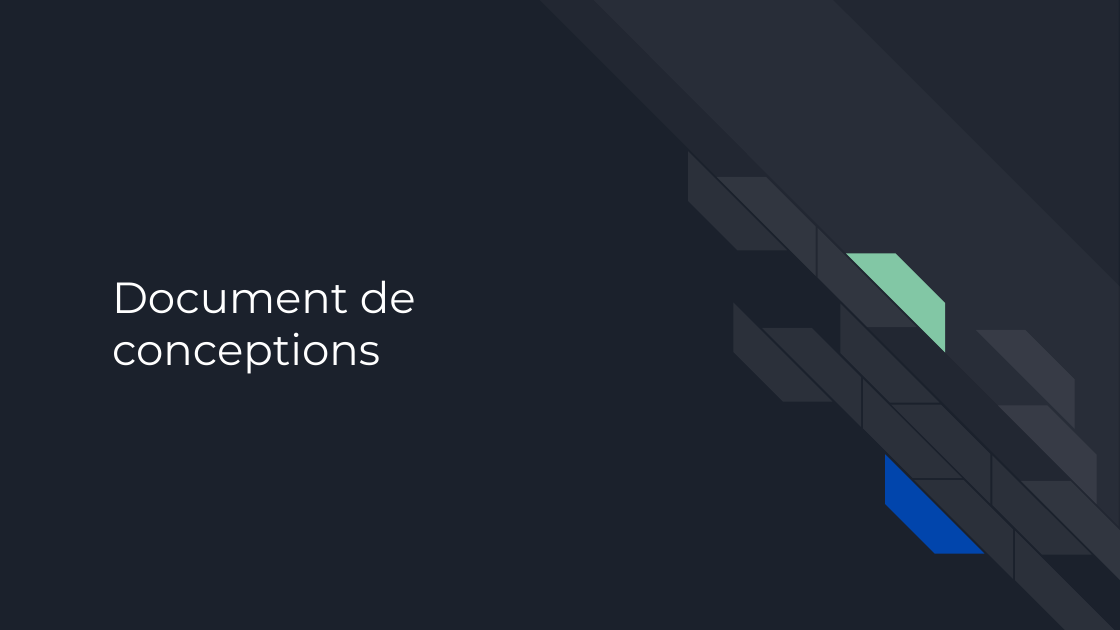
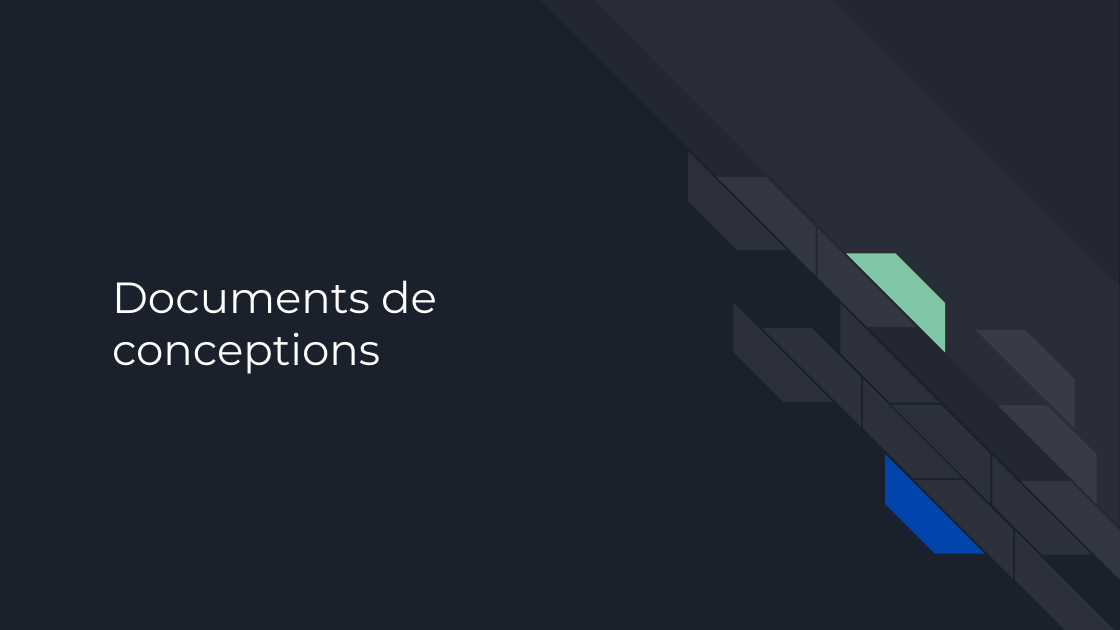
Before and after one commit to cyrilmarceau/Bigscreen, a slide deck: slide 9 of Présentation oral.pptx. Drawn at 1120x630 pixels with LibreOffice and Linux fonts; fonts in the diff are those of the drawing. Boxes give left, top, right and bottom in pixels: in the first picture for what was removed or moved away, otherwise in the second. Text is boxed around its words. In the diff, an @@ line names an element or a change of style, - is before the commit and + after.

```diff
--- a/Présentation oral.pptx
+++ b/Présentation oral.pptx
@@ title at [112, 280, 437, 374]: text changed @@
-Document de conceptions
+Documents de conceptions
```
Also in this commit, not shown: 4 other slides changed, 2 slides added, 1 slide removed, 1 other file.
